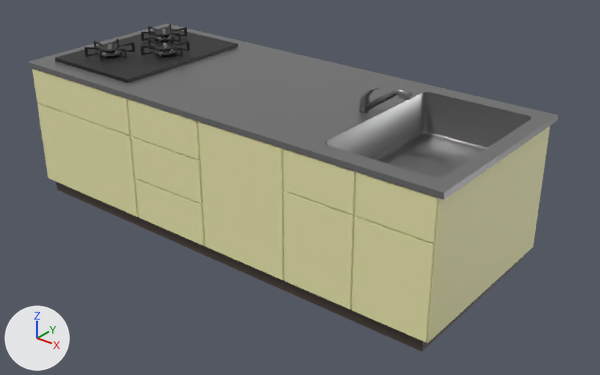
What one commit did to the glTF model 卒業研究/kitchen.glb.
Camera for both pictures: a 50 mm lens placed at (8.75, -10.3, 6.85), pointed at (0.49, 0.02, 0.46). Arrows for +X, +Y and +Z are at lower left; the lights stay in place. Where no turn or scale is listed for an object, it has been applied to the vertices.

Names of what the first picture shows: '平面.001', '平面.002', '平面.003', '立方体.001', '調理台'.
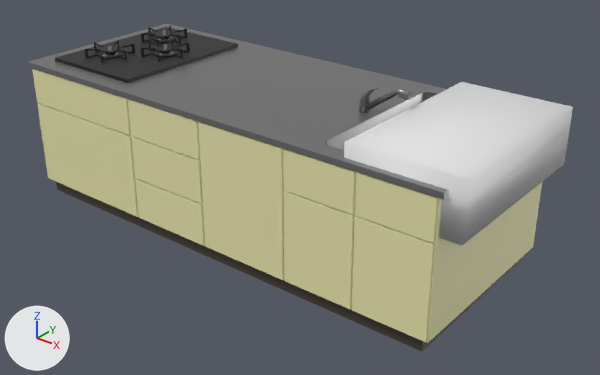
What differs and where, as boxes (x1, y1, x2, y2) in the pictures (600 x 375 px):
'立方体', added
    after: (344, 82, 573, 246)
'平面.002', moved
    before: (84, 38, 135, 62)
    after: (85, 40, 135, 63)
'平面.003', moved
    before: (141, 37, 190, 60)
    after: (141, 39, 190, 61)
'平面.001', moved
    before: (141, 24, 187, 45)
    after: (141, 25, 187, 45)

What the commit changed:
Mesh me_立方体_001 is new.
It is a box spanning x -0.95..0.95, y -1.65..1.65, z -0.48..0.48.
Object '平面.002' (ob_平面_002) moves from (-3.53, -0.66, 2.37) to (-3.53, -0.66, 2.34).
Object '平面.001' (ob_平面_001) moves from (-3.53, 0.72, 2.37) to (-3.53, 0.72, 2.34).
Object '平面.003' (ob_平面_003) moves from (-2.78, 0.05, 2.37) to (-2.78, 0.05, 2.34).
Object '立方体' (ob_立方体) is new; it shows me_立方体_001.
Its location is (3.56, 0.0, 1.94).
